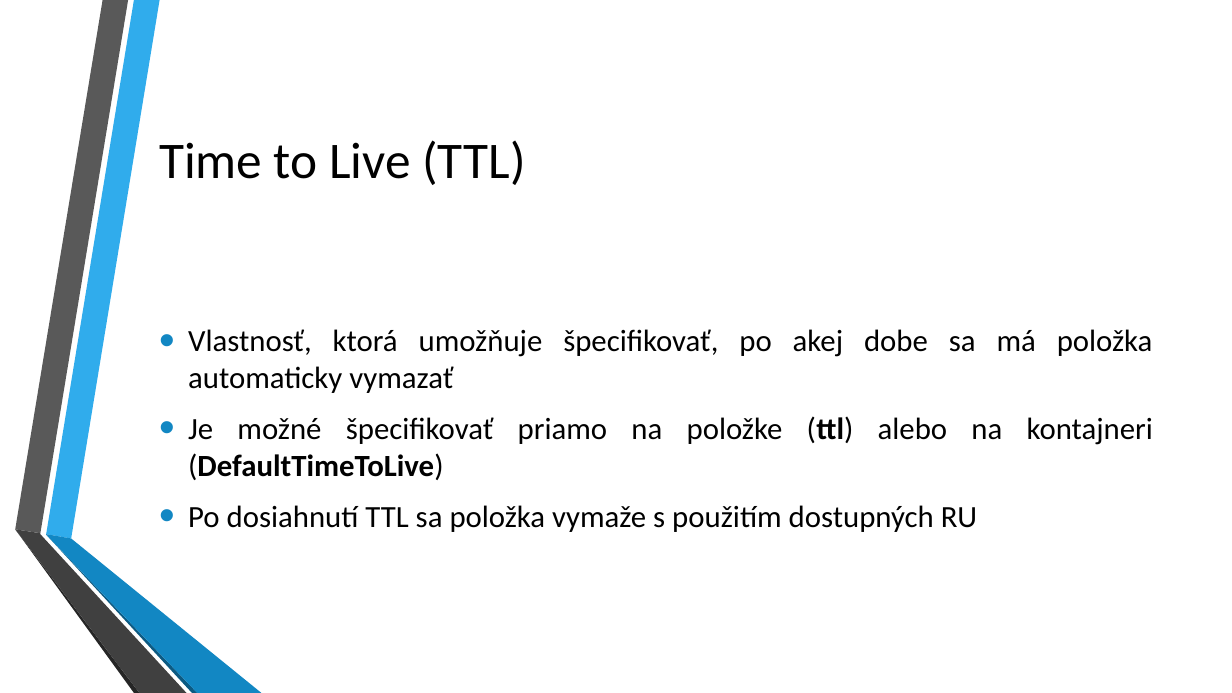
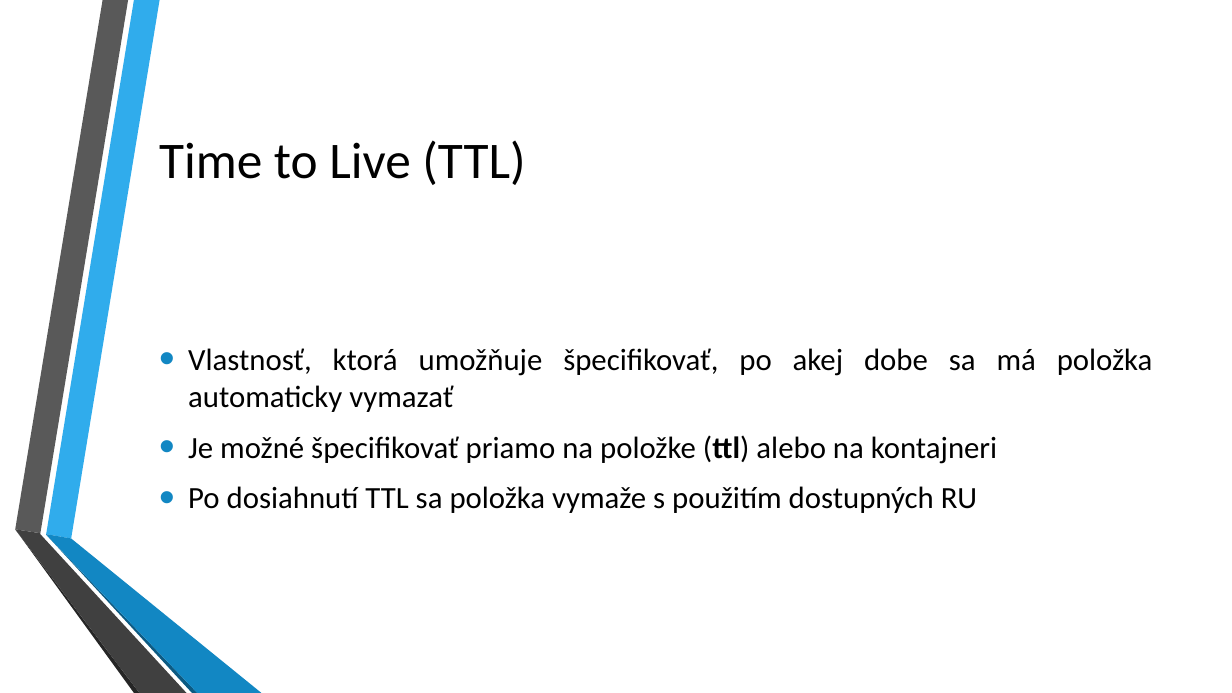
Before and after one commit to kubinko/Azure-Resources-Overview, a slide deck: slide 24 of 02 - Cosmos DB/Cosmos DB.pptx. Drawn at 1232x693 pixels with LibreOffice and Linux fonts; fonts in the diff are those of the drawing; background and template pictures are left out. Boxes give left, top, right and bottom in pixels: in the first picture for what was removed or moved away, otherwise in the second. Text is boxed around its words. In the diff, an @@ line names an element or a change of style, - is before the commit and + after.

```diff
--- a/02 - Cosmos DB/Cosmos DB.pptx
+++ b/02 - Cosmos DB/Cosmos DB.pptx
@@ text at <box>188,435,997,464</box>: text changed @@
-• Je možné špecifikovať priamo na položke (ttl) alebo na kontajneri (DefaultTimeToLive)
+• Je možné špecifikovať priamo na položke (ttl) alebo na kontajneri
```
Also in this commit, not shown: 3 other slides changed, 4 other files.
